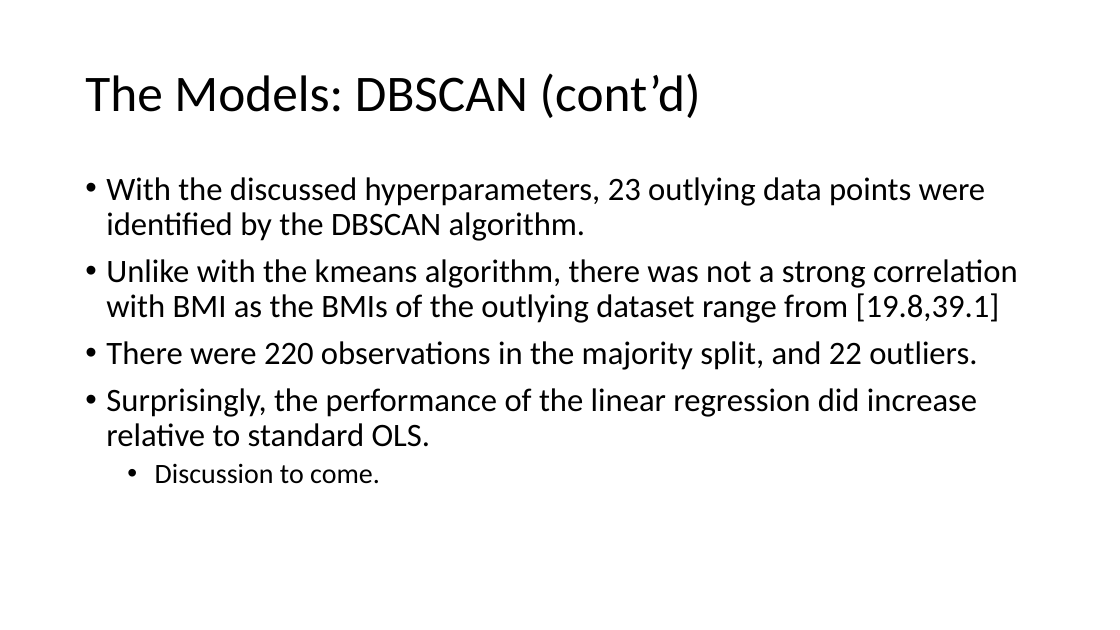
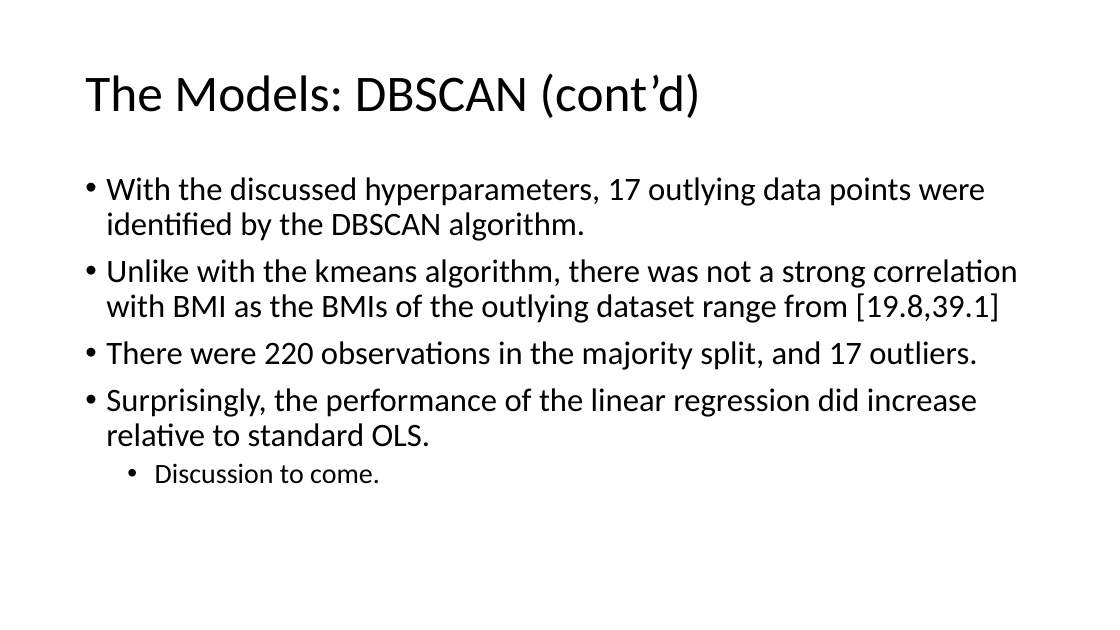
Before and after one commit to M-Matrona/IBM-Machine-Learning-Course, a slide deck: slide 15 of Course_4_Unsupervised_Learning/Classification_Project_Body_Fat_Prediction.pptx. Drawn at 1120x630 pixels with LibreOffice and Linux fonts; fonts in the diff are those of the drawing. Boxes give left, top, right and bottom in pixels: in the first picture for what was removed or moved away, otherwise in the second. Text is boxed around its words. In the diff, an @@ line names an element or a change of style, - is before the commit and + after.

```diff
--- a/Course_4_Unsupervised_Learning/Classification_Project_Body_Fat_Prediction.pptx
+++ b/Course_4_Unsupervised_Learning/Classification_Project_Body_Fat_Prediction.pptx
@@ text at (106, 177, 985, 241): text changed @@
-• With the discussed hyperparameters, 23 outlying data points were identified by the DBSCAN algorithm.
+• With the discussed hyperparameters, 17 outlying data points were identified by the DBSCAN algorithm.
@@ text at (106, 341, 977, 370): text changed @@
-• There were 220 observations in the majority split, and 22 outliers.
+• There were 220 observations in the majority split, and 17 outliers.
```
Also in this commit, not shown: 10 other slides changed, 2 slides added, 2 slides removed, 4 other files.
